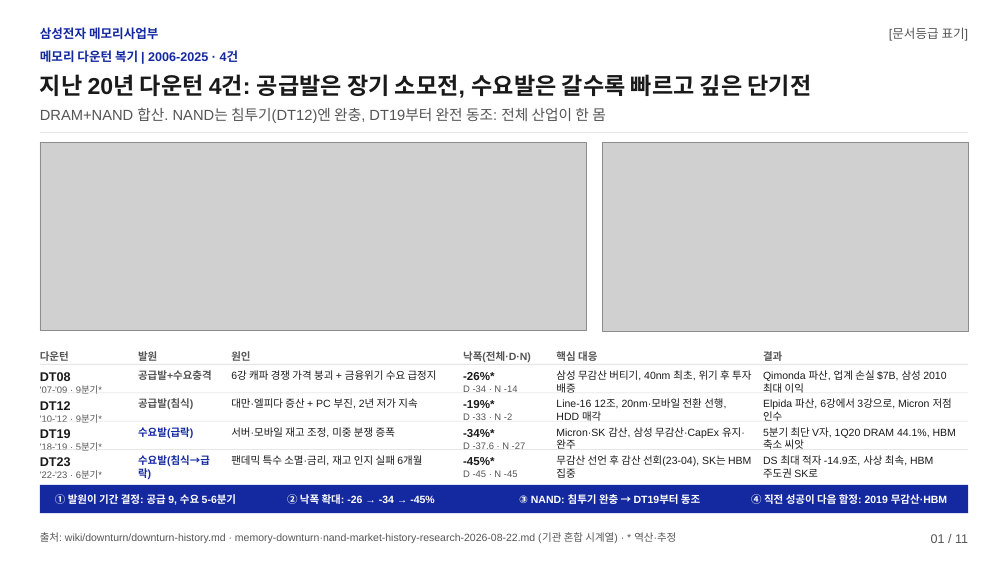
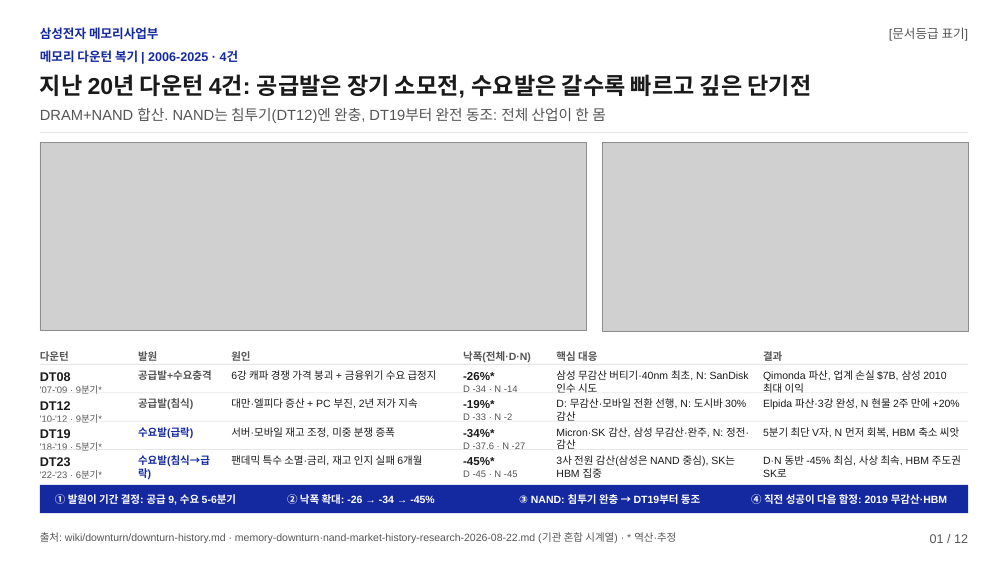
Before and after one commit to k31001/action-learning, a slide deck: slide 1 of outputs/presentation/downturn-review.pptx. Drawn at 1008x567 pixels with LibreOffice and Linux fonts; fonts in the diff are those of the drawing; grey boxes stand for pictures. Boxes give left, top, right and bottom in pixels: in the first picture for what was removed or moved away, otherwise in the second. Text is boxed around its words. In the diff, an @@ line names an element or a change of style, - is before the commit and + after.

```diff
--- a/outputs/presentation/downturn-review.pptx
+++ b/outputs/presentation/downturn-review.pptx
@@ text at [556, 370, 749, 393]: text changed @@
-삼성 무감산 버티기, 40nm 최초, 위기 후 투자 배증
+삼성 무감산 버티기·40nm 최초, N: SanDisk 인수 시도
@@ text at [556, 398, 746, 421]: text changed @@
-Line-16 12조, 20nm·모바일 전환 선행, HDD 매각
+D: 무감산·모바일 전환 선행, N: 도시바 30% 감산
@@ text at [763, 398, 960, 409]: text changed @@
-Elpida 파산, 6강에서 3강으로, Micron 저점 인수
+Elpida 파산·3강 완성, N 현물 2주 만에 +20%
@@ text at [556, 427, 749, 449]: text changed @@
-Micron·SK 감산, 삼성 무감산·CapEx 유지·완주
+Micron·SK 감산, 삼성 무감산·완주, N: 정전·감산
@@ text at [763, 427, 959, 438]: text changed @@
-5분기 최단 V자, 1Q20 DRAM 44.1%, HBM 축소 씨앗
+5분기 최단 V자, N 먼저 회복, HBM 축소 씨앗
@@ text at [556, 455, 735, 478]: text changed @@
-무감산 선언 후 감산 선회(23-04), SK는 HBM 집중
+3사 전원 감산(삼성은 NAND 중심), SK는 HBM 집중
@@ text at [763, 455, 961, 477]: text changed @@
-DS 최대 적자 -14.9조, 사상 최속, HBM 주도권 SK로
+D·N 동반 -45% 최심, 사상 최속, HBM 주도권 SK로
@@ text at [930, 534, 968, 543]: text changed @@
-01 / 11
+01 / 12
```
Also in this commit, not shown: 10 other slides changed, 1 slide added, 12 other files.
